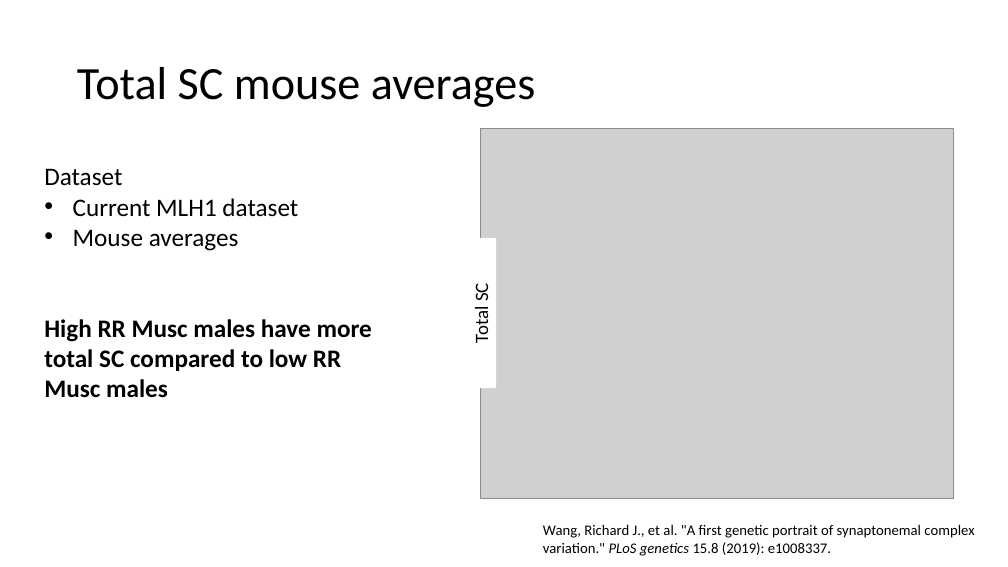
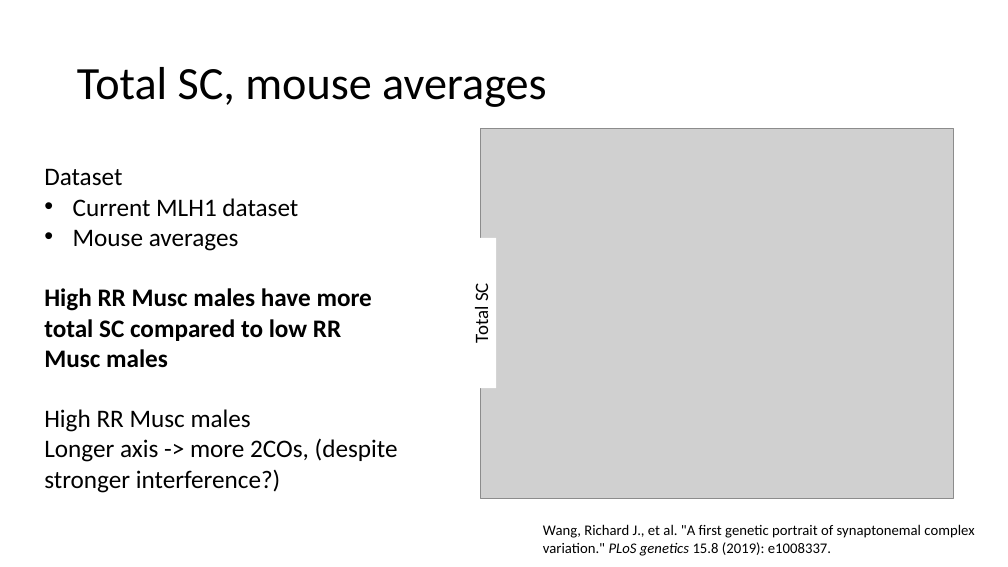
Before and after one commit to petersoapes/MLH1repo, a slide deck: slide 7 of AP_lab_meeting_9.11.19.pptx. Drawn at 1008x567 pixels with LibreOffice and Linux fonts; fonts in the diff are those of the drawing; grey boxes stand for pictures. Boxes give left, top, right and bottom in pixels: in the first picture for what was removed or moved away, otherwise in the second. Text is boxed around its words. In the diff, an @@ line names an element or a change of style, - is before the commit and + after.

Commit message:
last min changes

```diff
--- a/AP_lab_meeting_9.11.19.pptx
+++ b/AP_lab_meeting_9.11.19.pptx
@@ title at <box>77,67,546,107</box>: text changed @@
-Total SC mouse averages
+Total SC, mouse averages
@@ text at <box>44,409,398,493</box>: paragraphs added @@
+High RR Musc males
+Longer axis -> more 2COs, (despite stronger interference?)
```
Also in this commit, not shown: 2 other slides changed, 6 slides added, 5 slides removed.
